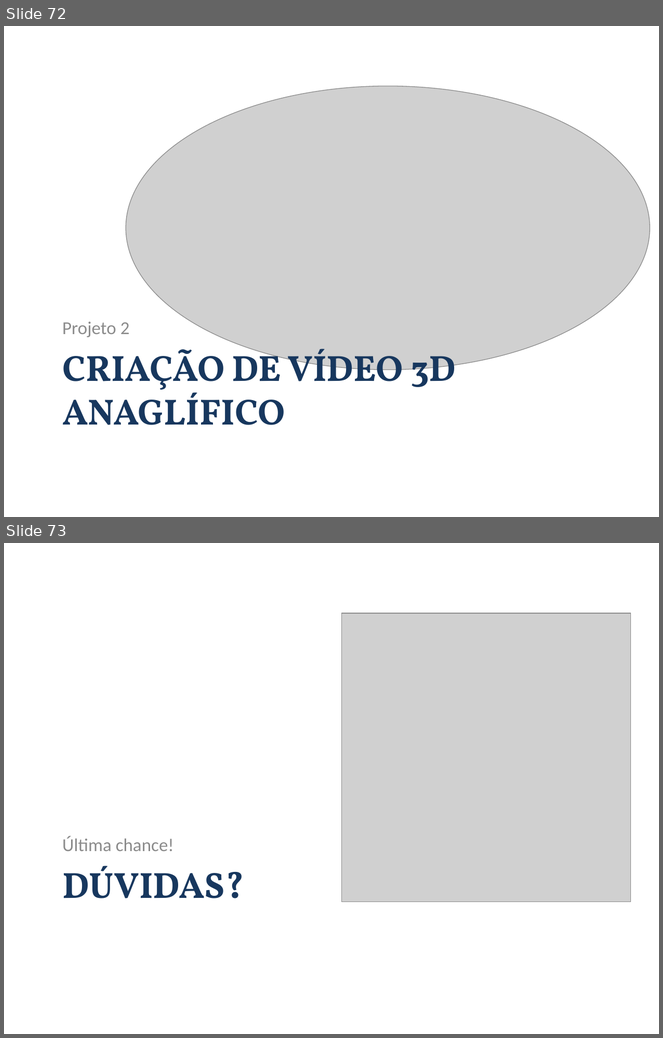
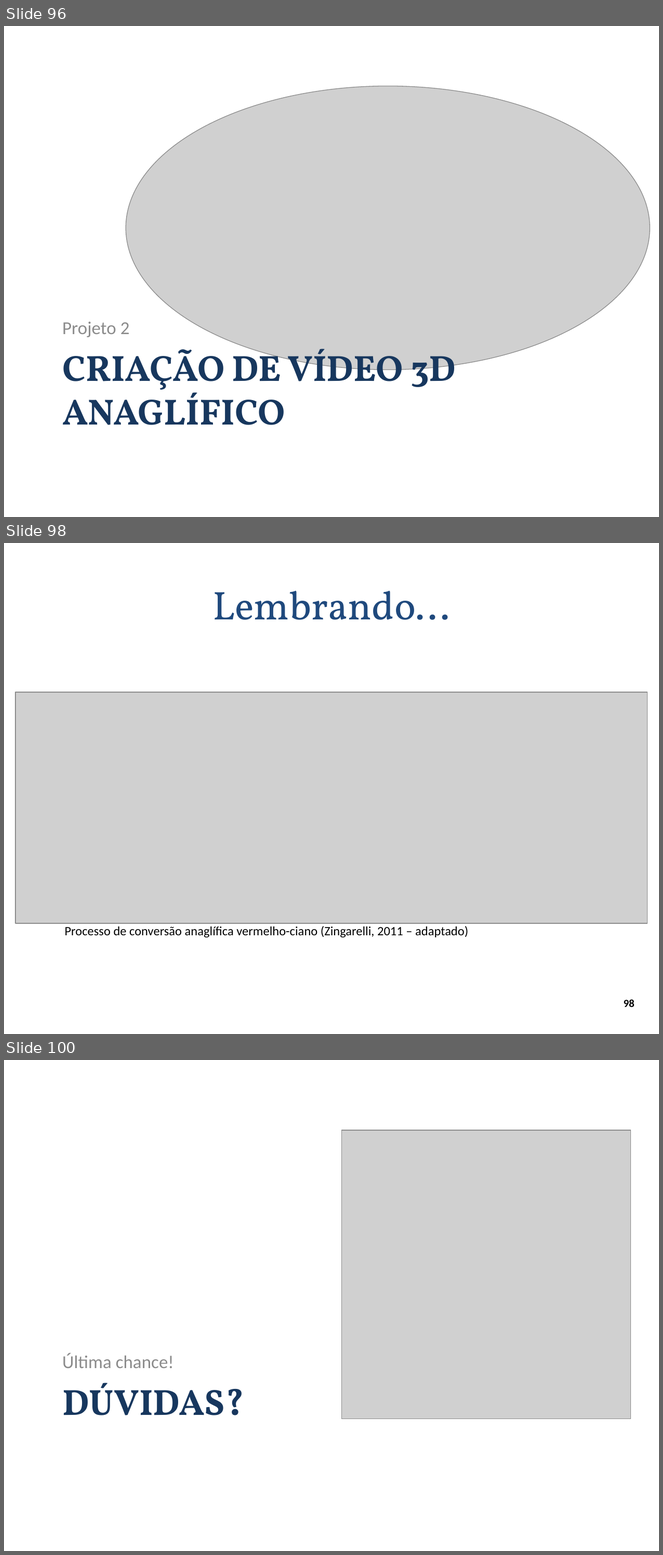
Before and after one commit to andrecurvello/tests-zingarelli, a slide deck: 1-Meus-Artigos/Minicurso-SemComp2011/minicurso-SemComp2011.pptx. Shown one above the other, each under a label of ours: slides 72 and 73 before the commit, slides 96, 98 and 100 after it; the slides between them are not shown. The pictures are 663x1038 and 663x1555 pixels, drawn with LibreOffice and Linux fonts; fonts in the diff are those of the drawing; grey boxes stand for pictures; background and template pictures are left out. Boxes give left, top, right and bottom in pixels: in the first picture for what was removed or moved away, otherwise in the second. Text is boxed around its words. In the diff, an @@ line names an element or a change of style, - is before the commit and + after.

Commit message:
SemComp2011 - primeira versão com a apresentação finalizada - programas para trabalhar com vídeo e criar vídeos/imagens anaglíficas

```diff
--- a/1-Meus-Artigos/Minicurso-SemComp2011/minicurso-SemComp2011.pptx
+++ b/1-Meus-Artigos/Minicurso-SemComp2011/minicurso-SemComp2011.pptx
@@ slide 98 added at [4,543,659,1034], background #FFFFFF @@
@@ title added at [213,591,450,620], 44 pt, text #1F497D @@
+Lembrando...
@@ picture added at [16,692,648,924] @@
@@ text added at [65,926,468,938], 14 pt, text #000000 @@
+Processo de conversão anaglífica vermelho-ciano (Zingarelli, 2011 – adaptado)
@@ page number added at [624,1000,635,1007], 12 pt, text #000000, bold @@
+98
@@ what was slide 72 is now slide 96 @@
@@ what was slide 73 is now slide 100 @@
```
Also in this commit, not shown: 4 slides changed, 27 other slides added, 10 other files.
